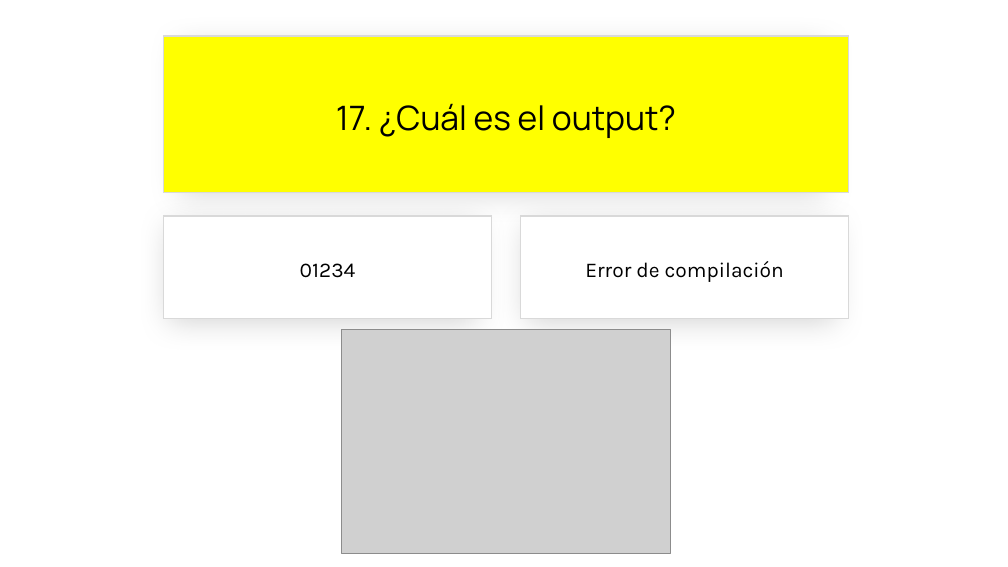
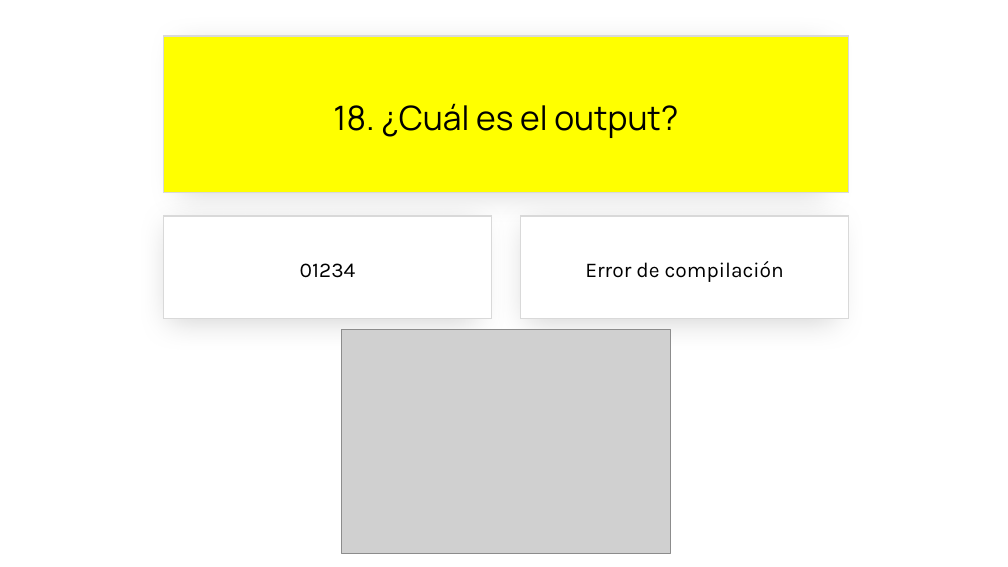
Before and after one commit to jsuarezruiz/SevillaDotNetConf2023, a slide deck: slide 39 of sevilladotnetconf-close.pptx (slide 35 before the commit). Drawn at 1008x567 pixels with LibreOffice and Linux fonts; fonts in the diff are those of the drawing; grey boxes stand for pictures. Boxes give left, top, right and bottom in pixels: in the first picture for what was removed or moved away, otherwise in the second. Text is boxed around its words. In the diff, an @@ line names an element or a change of style, - is before the commit and + after.

```diff
--- a/sevilladotnetconf-close.pptx
+++ b/sevilladotnetconf-close.pptx
@@ text in rectangle at (333, 103, 678, 138): text changed @@
-17. ¿Cuál es el output?
+18. ¿Cuál es el output?
```
Also in this commit, not shown: 18 other slides changed, 8 slides added, 1 other file.
